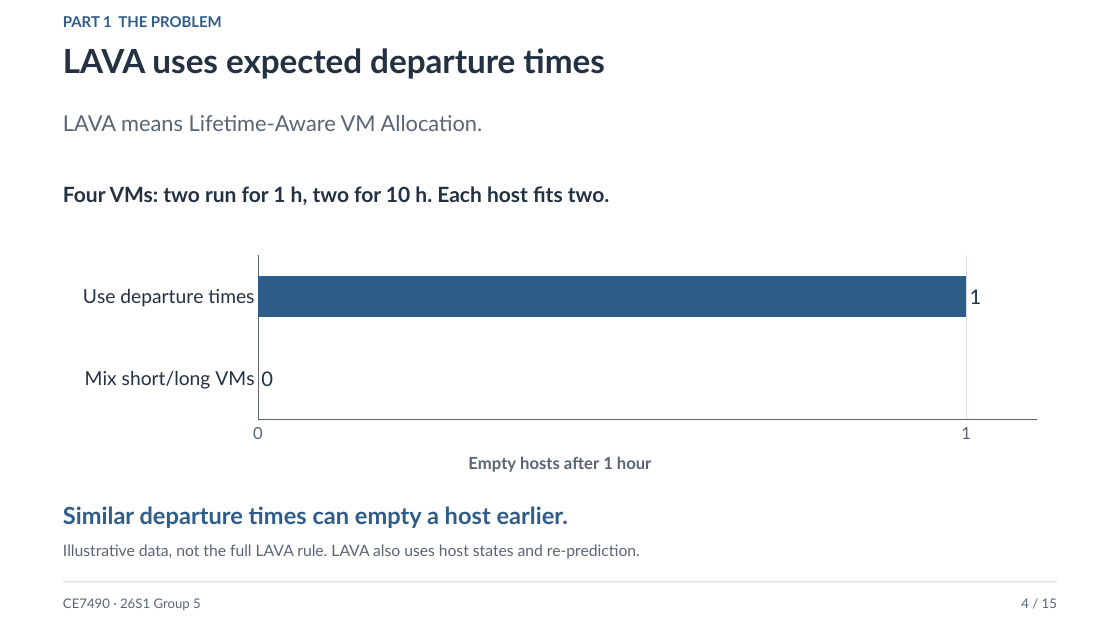
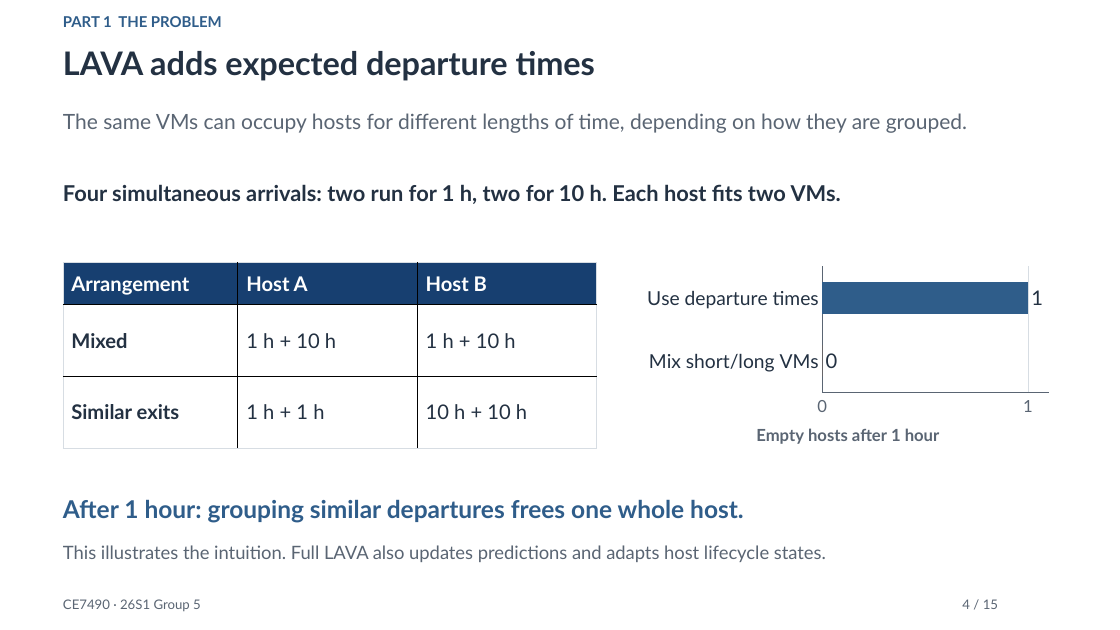
Before and after one commit to xxxmian/CE7490-P2_Revisiting_LAVA, a slide deck: slide 4 of Revisiting_Lifetime_Aware_VM_Allocation_Presentation_v4.pptx. Drawn at 1120x630 pixels with LibreOffice and Linux fonts; fonts in the diff are those of the drawing. Boxes give left, top, right and bottom in pixels: in the first picture for what was removed or moved away, otherwise in the second. Text is boxed around its words. In the diff, an @@ line names an element or a change of style, - is before the commit and + after.

```diff
--- a/Revisiting_Lifetime_Aware_VM_Allocation_Presentation_v4.pptx
+++ b/Revisiting_Lifetime_Aware_VM_Allocation_Presentation_v4.pptx
@@ text at (63, 51, 595, 81): text changed; size 28.5 to 27.8 pt @@
-LAVA uses expected departure times
+LAVA adds expected departure times
@@ text at (63, 113, 967, 133): text changed; size 18.8 to 18 pt @@
-LAVA means Lifetime-Aware VM Allocation.
+The same VMs can occupy hosts for different lengths of time, depending on how they are grouped.
@@ text at (63, 184, 841, 204): text changed; size 18 to 18.8 pt @@
-Four VMs: two run for 1 h, two for 10 h. Each host fits two.
+Four simultaneous arrivals: two run for 1 h, two for 10 h. Each host fits two VMs.
@@ table added at (63, 262, 597, 448), 3 rows, 3 columns @@
+Arrangement | Host A | Host B
+Mixed | 1 h + 10 h | 1 h + 10 h
+Similar exits | 1 h + 1 h | 10 h + 10 h
@@ bar chart: place and size @@
-bar chart at (63, 250, 1057, 492)
+bar chart at (639, 262, 1057, 464)
@@ text at (63, 499, 744, 523): text changed; size 20.2 to 21 pt @@
-Similar departure times can empty a host earlier.
+After 1 hour: grouping similar departures frees one whole host.
@@ text at (63, 545, 826, 562): text changed; size 13.5 to 15.8 pt @@
-Illustrative data, not the full LAVA rule. LAVA also uses host states and re-prediction.
+This illustrates the intuition. Full LAVA also updates predictions and adapts host lifecycle states.
@@ line removed from (63, 582) to (1057, 582) @@
@@ text "4 / 15" at (962, 599, 998, 609): alignment right to left @@
```
Also in this commit, not shown: 7 other slides changed, 7 slides added, 7 slides removed, 3 other files.
